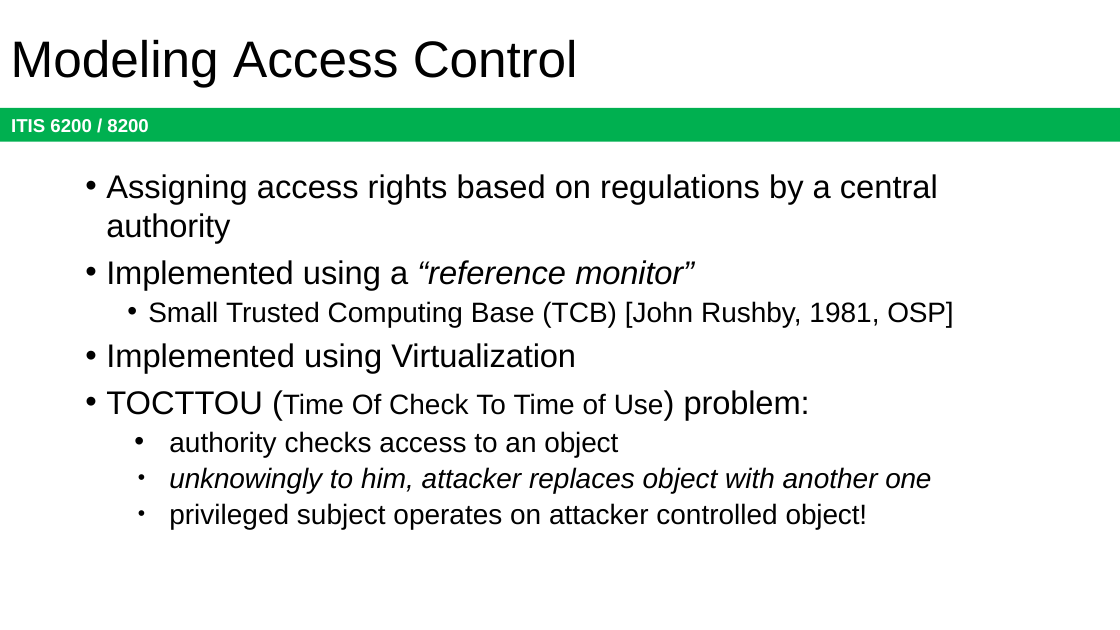
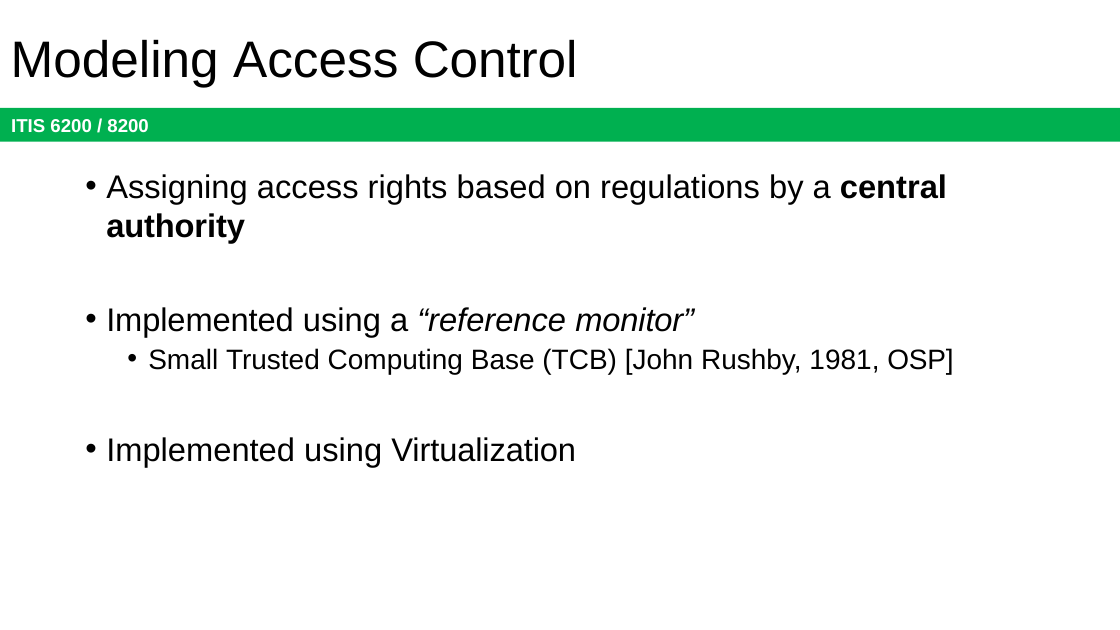
Before and after one commit to jx5c/github.io, a slide deck: slide 26 of teaching/ITIS6200/2023fa/lectures/lec09.pptx. Drawn at 1120x630 pixels with LibreOffice and Linux fonts; fonts in the diff are those of the drawing. Boxes give left, top, right and bottom in pixels: in the first picture for what was removed or moved away, otherwise in the second. Text is boxed around its words. In the diff, an @@ line names an element or a change of style, - is before the commit and + after.

Commit message:
checkpoint

```diff
--- a/teaching/ITIS6200/2023fa/lectures/lec09.pptx
+++ b/teaching/ITIS6200/2023fa/lectures/lec09.pptx
@@ text at bbox=[106, 174, 947, 243]: bold on in "central authority" @@
@@ text at bbox=[106, 390, 931, 529]: paragraphs removed @@
-• TOCTTOU (Time Of Check To Time of Use) problem:
-  • authority checks access to an object
-  • unknowingly to him, attacker replaces object with another one
-  • privileged subject operates on attacker controlled object!
```
Also in this commit, not shown: 15 other slides changed, 1 slide removed, 1 other file.
